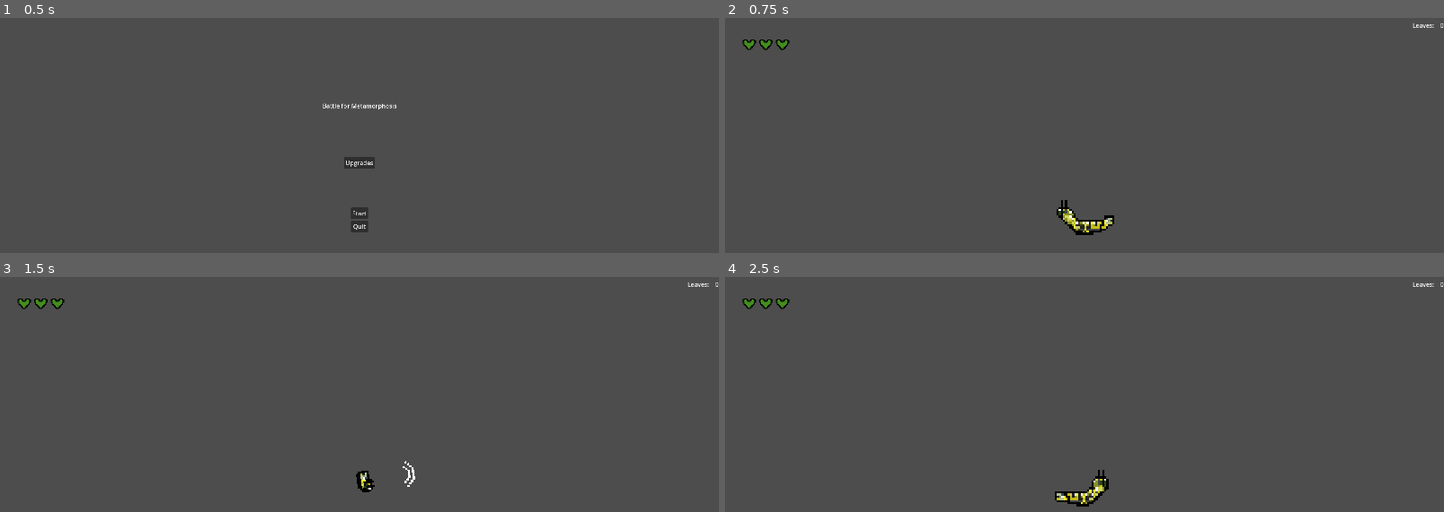
Above: before the commit, frames 1-4 (two rows, left to right).
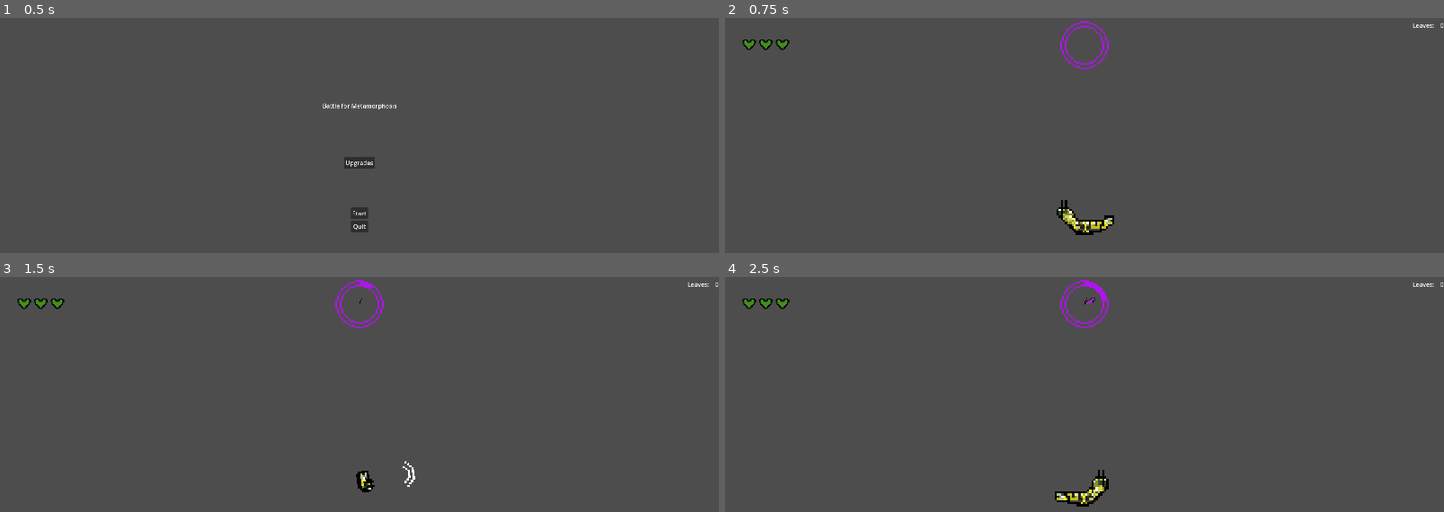
Above: after the commit, the same moments.

Repository: Armand-Alvarez/metamorphosis---jam-77
Game: Godot game, scene res://src/scenes/main.tscn
Same seed, same stepped clock (60 frames per second), same inputs: the game is played once before the commit and once after it.
Inputs (mouse positions are in pixels of both pictures, inside the frame that each line leads up to):
- Up to frame 1 (0.5 s): no input
- Up to frame 2 (0.75 s): click "Start" at 0.5 s
- Up to frame 3 (1.5 s): move the mouse to (517, 457) at 1.27 s; press the mouse at (517, 457) at 1.28 s; hold D (move_right) from 1.28 s (still down)
- Up to frame 4 (2.5 s): move the mouse to (940, 497) at 2.02 s; release D (move_right) at 2.03 s; release the mouse at (940, 497) at 2.03 s; hold S (move_down) from 2.03 s (still down); tap Space (spawn_mob) at 2.1 s

Frame 1 is identical in both runs. In frame 2, 0.3% of the frame differs, in the area x 46-54%, y 1-22%; in frame 3, 0.3%; in frame 4, 0.4%.

Commit message:
Add UltProgress node and associated texture progress bars for butterfly ult

Diff:
--- a/src/scenes/game.tscn
+++ b/src/scenes/game.tscn
@@ -1,9 +1,11 @@
-[gd_scene load_steps=6 format=3 uid="uid://q08ciy1xarpo"]
+[gd_scene load_steps=8 format=3 uid="uid://q08ciy1xarpo"]
 
 [ext_resource type="PackedScene" uid="uid://dmsmhcpgv3ks3" path="res://src/scenes/caterpillar.tscn" id="1_ftrwu"]
 [ext_resource type="Script" path="res://src/scripts/game.gd" id="1_h2th1"]
 [ext_resource type="PackedScene" uid="uid://fvg686gr87b4" path="res://src/scenes/hearts.tscn" id="3_pi3lh"]
 [ext_resource type="Texture2D" uid="uid://d3cv2yotjydjp" path="res://assets/butterfly_fillup_sprite.png" id="4_40cnk"]
+[ext_resource type="Texture2D" uid="uid://cd0d1dn4xvtsq" path="res://assets/circle_fillup.png" id="5_gg52o"]
+[ext_resource type="Texture2D" uid="uid://dwqsk2dgo8ds0" path="res://assets/circle_fillup_filled.png" id="6_0y17f"]
 
 [sub_resource type="StyleBoxEmpty" id="StyleBoxEmpty_uwvwq"]
 
@@ -18,17 +20,6 @@
 [node name="Hearts" parent="GUICanvasLayer" instance=ExtResource("3_pi3lh")]
 position = Vector2(62.9987, 80.0002)
 scale = Vector2(2.78058, 2.78058)
-
-[node name="TextureProgressBar" type="TextureProgressBar" parent="GUICanvasLayer"]
-offset_left = 896.0
-offset_right = 928.0
-offset_bottom = 32.0
-scale = Vector2(4, 4)
-size_flags_horizontal = 4
-size_flags_vertical = 0
-max_value = 40.0
-fill_mode = 4
-texture_progress = ExtResource("4_40cnk")
 
 [node name="PanelContainer" type="PanelContainer" parent="GUICanvasLayer"]
 anchors_preset = 1
@@ -54,8 +45,40 @@
 "
 horizontal_alignment = 2
 
+[node name="UltProgress" type="Control" parent="GUICanvasLayer"]
+layout_mode = 3
+anchors_preset = 5
+anchor_left = 0.5
+anchor_right = 0.5
+offset_top = 9.0
+offset_bottom = 9.0
+grow_horizontal = 2
+scale = Vector2(2, 2)
+
+[node name="Butterfly" type="TextureProgressBar" parent="GUICanvasLayer/UltProgress"]
+offset_left = -16.5
+offset_top = 16.0
+offset_right = 15.5
+offset_bottom = 48.0
+size_flags_horizontal = 4
+size_flags_vertical = 0
+max_value = 40.0
+fill_mode = 4
+texture_progress = ExtResource("4_40cnk")
+
+[node name="Outline" type="TextureProgressBar" parent="GUICanvasLayer/UltProgress"]
+layout_mode = 0
+offset_left = -32.5
+offset_right = 7.5
+offset_bottom = 40.0
+scale = Vector2(2, 2)
+max_value = 40.0
+fill_mode = 4
+texture_under = ExtResource("5_gg52o")
+texture_progress = ExtResource("6_0y17f")
+
 [node name="UltProgressTimer" type="Timer" parent="."]
-wait_time = 3.0
+wait_time = 0.2
 autostart = true
 
 [connection signal="timeout" from="UltProgressTimer" to="." method="_on_ult_progress_timer_timeout"]
